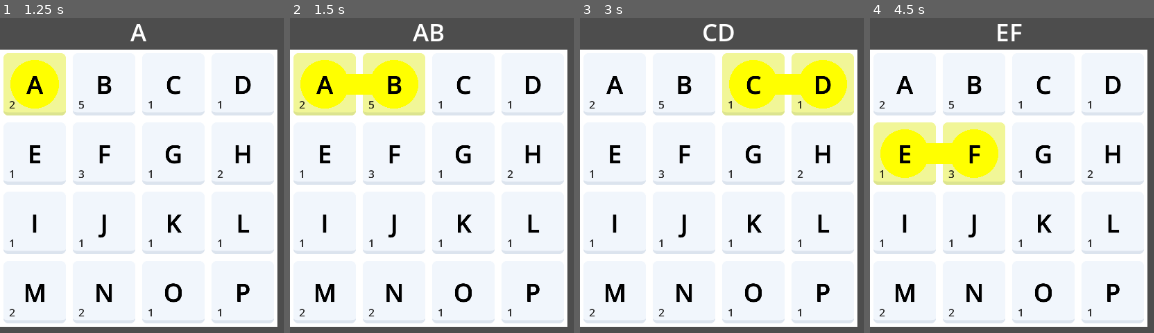
Above: before the commit, frames 1-4 (left to right).
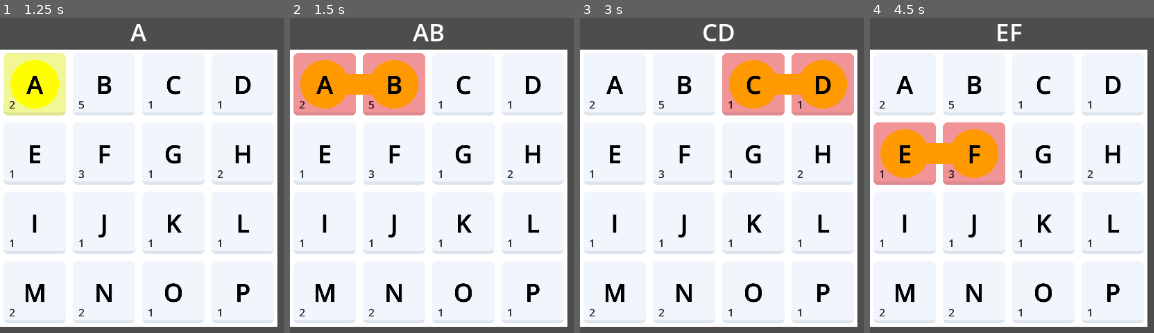
Above: after the commit, the same moments.

Repository: MarcoRizz/quadrati
Game: Godot game, scene res://scenes/main.tscn
Same seed, same stepped clock (60 frames per second), same inputs: the game is played once before the commit and once after it.
Inputs (mouse positions are in pixels of both pictures, inside the frame that each line leads up to):
- Up to frame 1 (1.25 s): tap Enter at 0.5 s; move the mouse to (34, 84) at 0.52 s; press the mouse at (34, 84) at 0.53 s
- Up to frame 2 (1.5 s): tap Space at 1.25 s; move the mouse to (395, 84) at 1.27 s; release the mouse at (395, 84) at 1.28 s; click (395, 84) at 1.35 s
- Up to frame 3 (3 s): move the mouse to (753, 84) at 2.02 s; press the mouse at (753, 84) at 2.03 s; tap Enter at 2.75 s; move the mouse to (821, 84) at 2.77 s; release the mouse at (821, 84) at 2.78 s; click (821, 84) at 2.85 s
- Up to frame 4 (4.5 s): move the mouse to (904, 153) at 3.52 s; press the mouse at (904, 153) at 3.53 s; tap Space at 4.25 s; move the mouse to (975, 153) at 4.27 s; release the mouse at (975, 153) at 4.28 s; click (975, 153) at 4.35 s

Frame 1 is identical in both runs. In frame 2, 8.6% of the frame differs, in the area x 1-48%, y 11-32%; in frame 3, 8.7%; in frame 4, 8.7%, in the area x 1-48%, y 33-54%.

Commit message:
aggiunti colori di risultato

Diff:
--- a/scenes/grid.tscn
+++ b/scenes/grid.tscn
@@ -13,7 +13,7 @@
 default_color = Color(1, 1, 0, 1)
 script = ExtResource("2_03yts")
 
-[node name="Polygon2D" type="Polygon2D" parent="."]
+[node name="Background" type="Polygon2D" parent="."]
 polygon = PackedVector2Array(0, 0, 400, 0, 400, 400, 0, 400)
 
 [node name="Node2D" type="Node2D" parent="."]
--- a/scripts/grid.gd
+++ b/scripts/grid.gd
@@ -52,6 +52,10 @@
 	return tiles[attempt.xy[i].x][attempt.xy[i].y]
 
 func _on_main_attempt_result(word_finded: bool, word: String) -> void:
+	if word_finded:
+		$Path.modulate = Color(0.6, 1, 0.6)
+	else:
+		$Path.modulate = Color(1, 0.6, 0.6)
 	attempt_result.emit(word_finded, word)
 	print(attempt)
 	ready_for_attempt = false
@@ -90,5 +94,6 @@
 	path.mod_clear_points()
 	attempt.letter.clear()
 	attempt.xy.clear()
+	$Path.modulate = $Path.default_color
 	clear_grid.emit()
 	ready_for_attempt = true
--- a/scripts/main.gd
+++ b/scripts/main.gd
@@ -18,4 +18,9 @@
 
 func _input(event: InputEvent) -> void:
 	if event.is_action_released("click"):
-		attempt_result.emit(true, $Parola.text)
+		var word_finded = false
+		if len($Parola.text) > 3:
+			word_finded = randi_range(0, 1)
+		else:
+			print("Parola troppo corta") #todo: da inserire nei messaggi ingame
+		attempt_result.emit(word_finded, $Parola.text)
--- a/scripts/path.gd
+++ b/scripts/path.gd
@@ -1,4 +1,6 @@
 extends Line2D
+
+@export var r_circle := 35
 
 func mod_add_point(coords: Vector2) -> void:
 	add_point(coords)
@@ -13,5 +15,5 @@
 	queue_redraw()
 
 func _draw() -> void:
-	for coords in self.points:
-		draw_circle(coords, 35, Color("ffff00"))
+	for coords in points:
+		draw_circle(coords, r_circle, default_color)
--- a/scripts/tile.gd
+++ b/scripts/tile.gd
@@ -37,8 +37,13 @@
 	words_array_update()
 
 func _on_grid_attempt_result(word_finded: bool, word: String) -> void:
-	#da inserire colore in funzione di result e contatore parole
-	pass
+	if selected:
+		if word_finded:
+			modulate = Color(0.6, 1, 0.6)
+		else:
+			modulate = Color(1, 0.6, 0.6)
+	if words_array.has(word):
+		words_array.erase(word)
 
 func _on_grid_clear_grid() -> void:
 	remove_selection()
